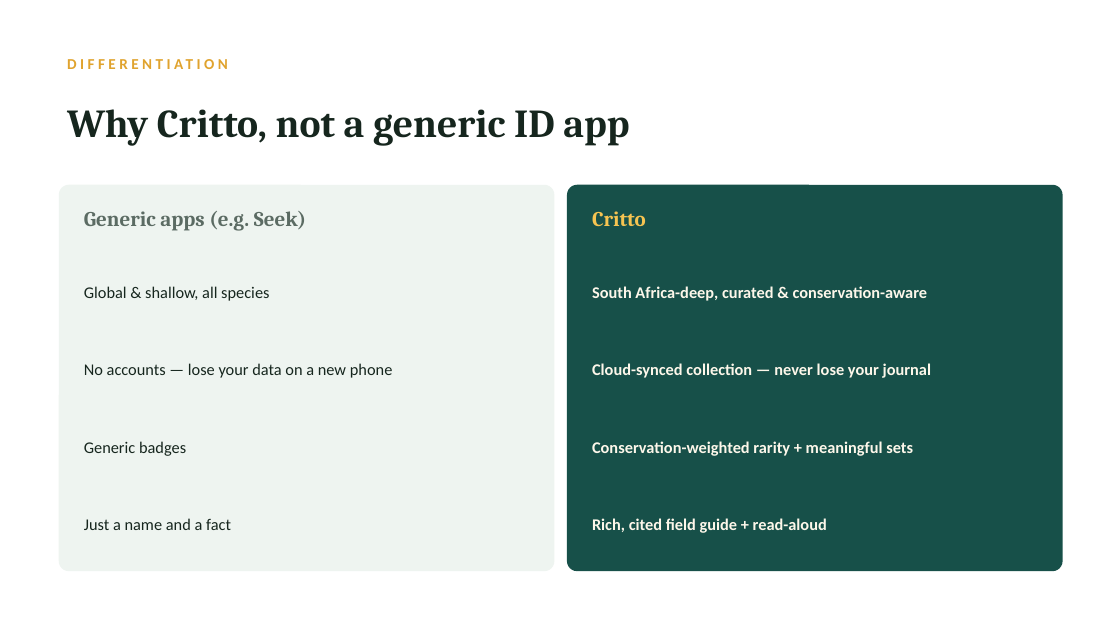
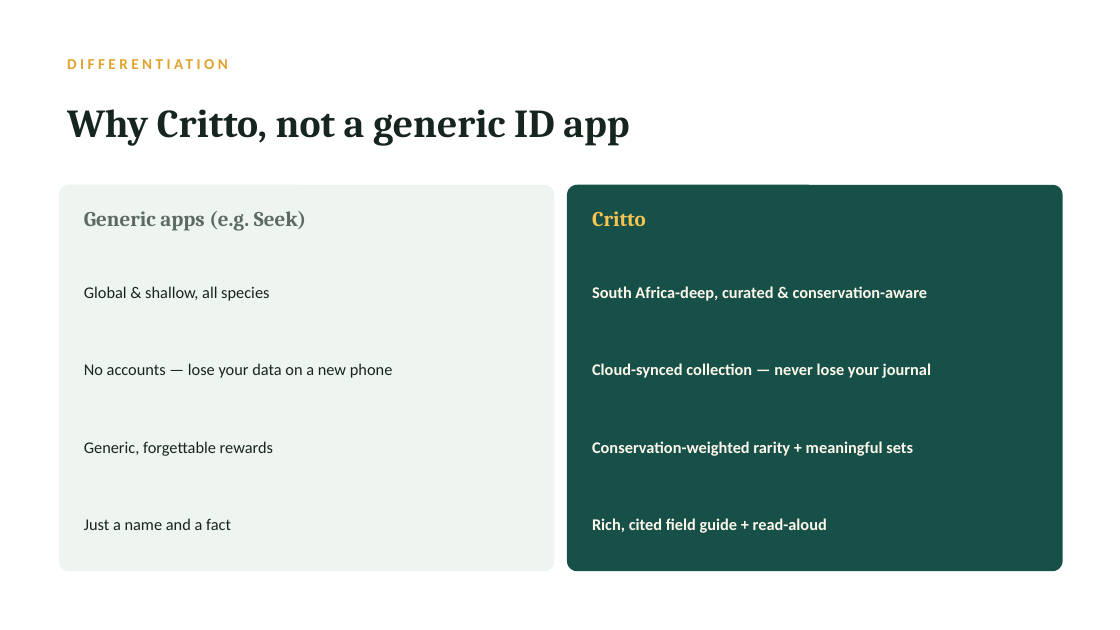
Before and after one commit to tannermundell/critto, a slide deck: slide 7 of slides/Critto-Pitch.pptx. Drawn at 1120x630 pixels with LibreOffice and Linux fonts; fonts in the diff are those of the drawing. Boxes give left, top, right and bottom in pixels: in the first picture for what was removed or moved away, otherwise in the second. Text is boxed around its words. In the diff, an @@ line names an element or a change of style, - is before the commit and + after.

```diff
--- a/slides/Critto-Pitch.pptx
+++ b/slides/Critto-Pitch.pptx
@@ text at (x1=84, y1=441, x2=273, y2=456): text changed @@
-Generic badges
+Generic, forgettable rewards
```
Also in this commit, not shown: 3 other slides changed, 3 other files.
